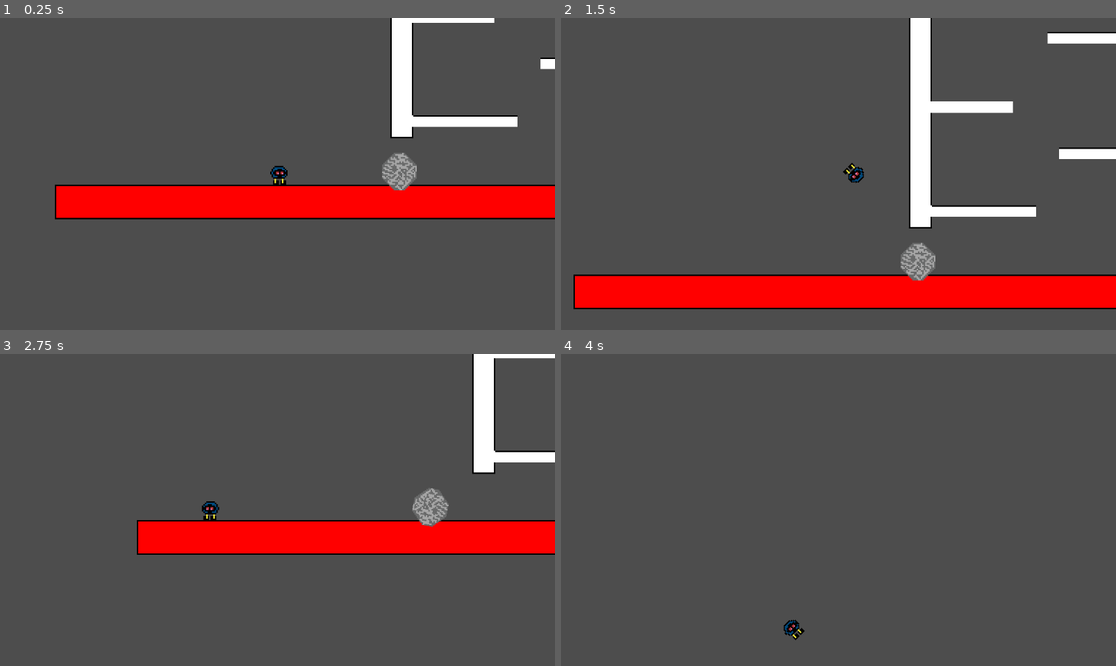
Above: before the commit, frames 1-4 (two rows, left to right).
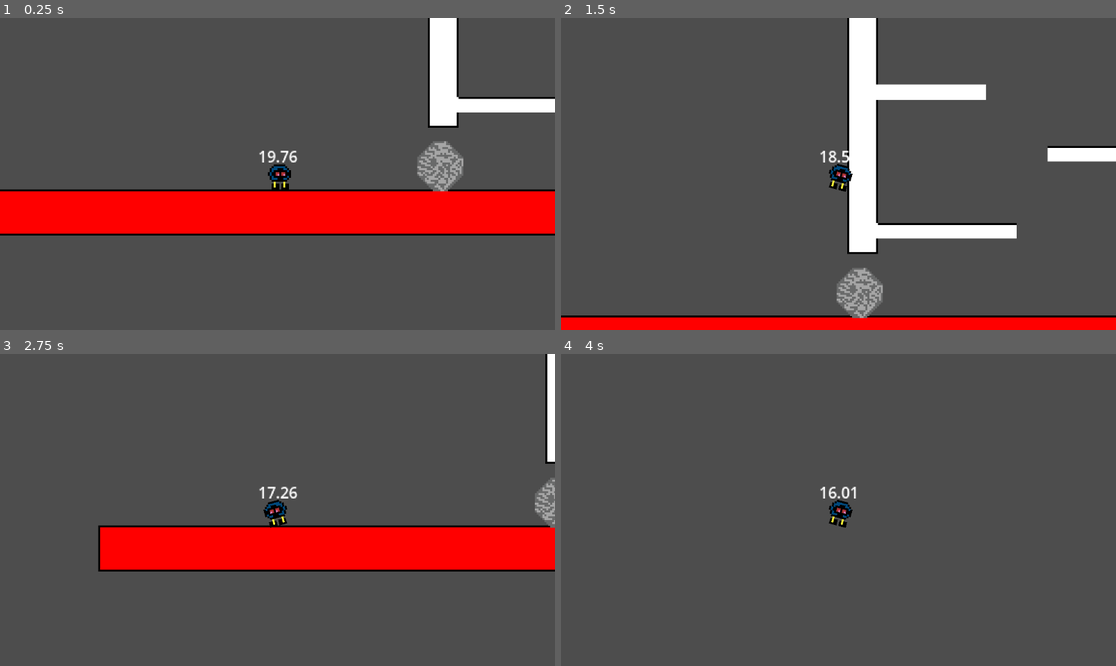
Above: after the commit, the same moments.

Repository: FrostyEmby/last-second-hero
Game: Godot game, scene res://castle.tscn
Two runs of this game, one before a commit and one after it. Both use one fixed random seed, a clock stepped at 60 frames per second and the inputs below. The project has no main scene, so this scene is started directly.
Inputs:
- Up to frame 1 (0.25 s): no input
- Up to frame 2 (1.5 s): hold D (move_right) from 0.53 s (still down); tap W (move_up) at 0.77 s
- Up to frame 3 (2.75 s): tap W (move_up) at 1.52 s; release D (move_right) at 2.03 s; hold A (move_left) from 2.03 s (still down)
- Up to frame 4 (4 s): release A (move_left) at 2.78 s; hold D (move_right) from 2.78 s (still down); tap W (move_up) at 3.02, 3.77 s

The runs differ from the first frame. In frame 1, 15% of the frame differs, in the area x 0-100%, y 0-70%; in frame 2, 27%, in the area x 0-100%, y 0-100%; in frame 3, 11%; in frame 4, 0.5%.

Commit message:
added sprites and 'juice' to movement

Diff:
--- /dev/null
+++ b/boulder.gd
@@ -0,0 +1,4 @@
+extends RigidBody2D
+
+func _integrate_forces(state: PhysicsDirectBodyState2D) -> void:
+	pass
--- a/castle.tres
+++ b/castle.tres
@@ -59,7 +59,7 @@
 2:2/0/physics_layer_0/polygon_0/points = PackedVector2Array(-8, -8, -8, 8, 8, 8, 8, -8)
 
 [resource]
-physics_layer_0/collision_layer = 2
+physics_layer_0/collision_layer = 4
 sources/0 = SubResource("TileSetAtlasSource_231t4")
 sources/1 = SubResource("TileSetAtlasSource_2drs5")
 sources/2 = SubResource("TileSetAtlasSource_7lyqe")
--- a/castle.tscn
+++ b/castle.tscn
@@ -16,8 +16,6 @@
 b = Vector2(0, 461)
 
 [sub_resource type="PhysicsMaterial" id="PhysicsMaterial_t33uu"]
-rough = true
-absorbent = true
 
 [sub_resource type="CircleShape2D" id="CircleShape2D_231t4"]
 radius = 24.083189
@@ -58,13 +56,16 @@
 
 [node name="Player" parent="." instance=ExtResource("1_xtwgx")]
 position = Vector2(164, -27)
-collision_mask = 6
+collision_mask = 7
+platform_floor_layers = 4294967044
+platform_wall_layers = 4
+accel = 20
 
 [node name="Boulder" type="RigidBody2D" parent="."]
 position = Vector2(333, -47)
-collision_layer = 2
+collision_layer = 3
+collision_mask = 5
 physics_material_override = SubResource("PhysicsMaterial_t33uu")
-metadata/_edit_group_ = true
 
 [node name="CollisionShape2D" type="CollisionShape2D" parent="Boulder"]
 shape = SubResource("CircleShape2D_231t4")
--- a/player.gd
+++ b/player.gd
@@ -1,21 +1,36 @@
 extends CharacterBody2D
 
-var init_speed : int = 5
-var accel : int = 3
-var jump_force : int = 300
 
-func _animate(x_dir : int):
+@export var init_speed : int = 5
+@export var accel : int = 3
+@export var jump_force : int = 300
+
+var prev_x_dir : int = 0
+var x_dir : int = 0
+
+var prev_y_dir : int = 0
+var y_dir : int = 0
+
+func _lean(angle : float):
+	var rotate_tween = create_tween()
+
+	if x_dir == 0:
+		rotate_tween.tween_property($Sprite2D,"rotation", 0, 0.1)
+		rotation = 0
 	if x_dir == -1:
 		$Sprite2D.flip_h = true
+		rotate_tween.tween_property($Sprite2D,"rotation", -angle, 0.1)
+		#rotation = -angle
 	if x_dir == 1:
 		$Sprite2D.flip_h = false
+		rotate_tween.tween_property($Sprite2D,"rotation", angle, 0.1)
+		#rotation = angle
 
-	if velocity.x != 0:
-		if x_dir == -1:
-			rotate(-PI/12)
-		if x_dir == 1:
-			$Sprite2D.flip_h = false
-			rotate(PI/12)
+func _animate():
+	if x_dir != prev_x_dir:
+		prev_x_dir = x_dir # update to inform next frame
+		_lean(PI/12)
+
 
 func _physics_process(delta: float) -> void:
 	var up : bool = Input.is_action_pressed("move_up")
@@ -23,12 +38,12 @@
 	var left : bool = Input.is_action_pressed("move_left")
 	var right : bool = Input.is_action_pressed("move_right")
 
-	var x_dir : int = int(right) - int(left)
-	var y_dir : int = int(down) - int(up)
+	x_dir = int(right) - int(left)
+	y_dir = int(down) - int(up)
 
-	if x_dir != 0:
-		if is_on_wall():
-			velocity.x = init_speed
+	if x_dir != 0: # if moving left or right
+		#if is_on_wall():
+		#	velocity.x = init_speed
 		if velocity.x == 0:
 			velocity.x = init_speed
 		else:
@@ -41,5 +56,5 @@
 
 	velocity += get_gravity() * delta
 
-	_animate(x_dir)
+	_animate()
 	move_and_slide()
--- a/player.tscn
+++ b/player.tscn
@@ -1,7 +1,8 @@
-[gd_scene load_steps=4 format=3 uid="uid://oru54q3f2ldg"]
+[gd_scene load_steps=5 format=3 uid="uid://oru54q3f2ldg"]
 
 [ext_resource type="Script" uid="uid://cfi16wxmklfec" path="res://player.gd" id="1_4flbx"]
 [ext_resource type="Texture2D" uid="uid://chrwlxfo51nd5" path="res://droid.png" id="2_onrkg"]
+[ext_resource type="PackedScene" uid="uid://b80c6b8ty6bhd" path="res://ui.tscn" id="3_i3pqv"]
 
 [sub_resource type="CapsuleShape2D" id="CapsuleShape2D_onrkg"]
 radius = 7.0
@@ -15,10 +16,12 @@
 shape = SubResource("CapsuleShape2D_onrkg")
 
 [node name="Camera2D" type="Camera2D" parent="."]
-zoom = Vector2(1.5, 1.5)
-position_smoothing_enabled = true
-rotation_smoothing_enabled = true
+zoom = Vector2(2, 2)
 
 [node name="Sprite2D" type="Sprite2D" parent="."]
 scale = Vector2(2, 2)
 texture = ExtResource("2_onrkg")
+
+[node name="Death Clock" parent="." instance=ExtResource("3_i3pqv")]
+size_flags_horizontal = 4
+size_flags_vertical = 4
--- a/project.godot
+++ b/project.godot
@@ -46,6 +46,12 @@
 ]
 }
 
+[layer_names]
+
+2d_physics/layer_1="Player"
+2d_physics/layer_2="Obstacles"
+2d_physics/layer_3="Structures"
+
 [rendering]
 
 textures/canvas_textures/default_texture_filter=0
--- /dev/null
+++ b/ui.gd
@@ -0,0 +1,4 @@
+extends Control
+
+func _process(_delta: float) -> void:
+	$Time.text = str($Timer.time_left)
--- /dev/null
+++ b/ui.tscn
@@ -0,0 +1,23 @@
+[gd_scene load_steps=2 format=3 uid="uid://b80c6b8ty6bhd"]
+
+[ext_resource type="Script" uid="uid://ce33ppkdcca70" path="res://ui.gd" id="1_fyqef"]
+
+[node name="Death Clock" type="Control"]
+layout_mode = 3
+anchors_preset = 0
+script = ExtResource("1_fyqef")
+
+[node name="Timer" type="Timer" parent="."]
+wait_time = 20.0
+one_shot = true
+autostart = true
+
+[node name="Time" type="Label" parent="."]
+layout_mode = 0
+offset_left = -20.0
+offset_top = -30.0
+offset_right = 25.0
+offset_bottom = -7.0
+text = "20.00"
+clip_text = true
+text_overrun_behavior = 1
Not shown, added: boulder.gd.uid
Not shown, added: ui.gd.uid
